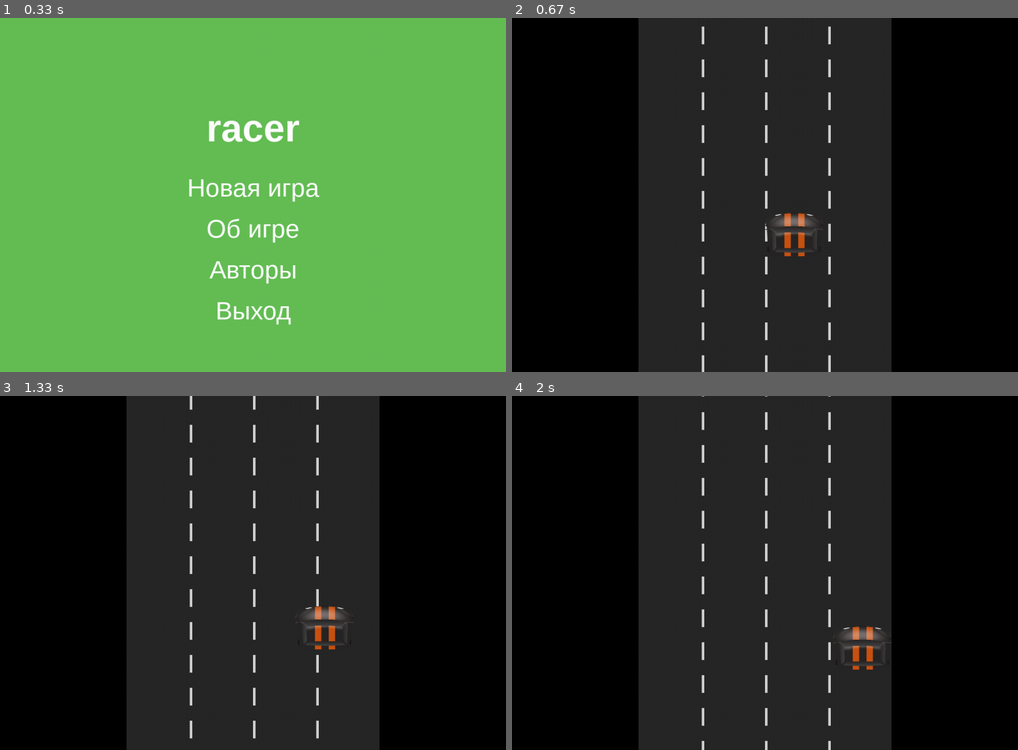
Above: before the commit, frames 1-4 (two rows, left to right).
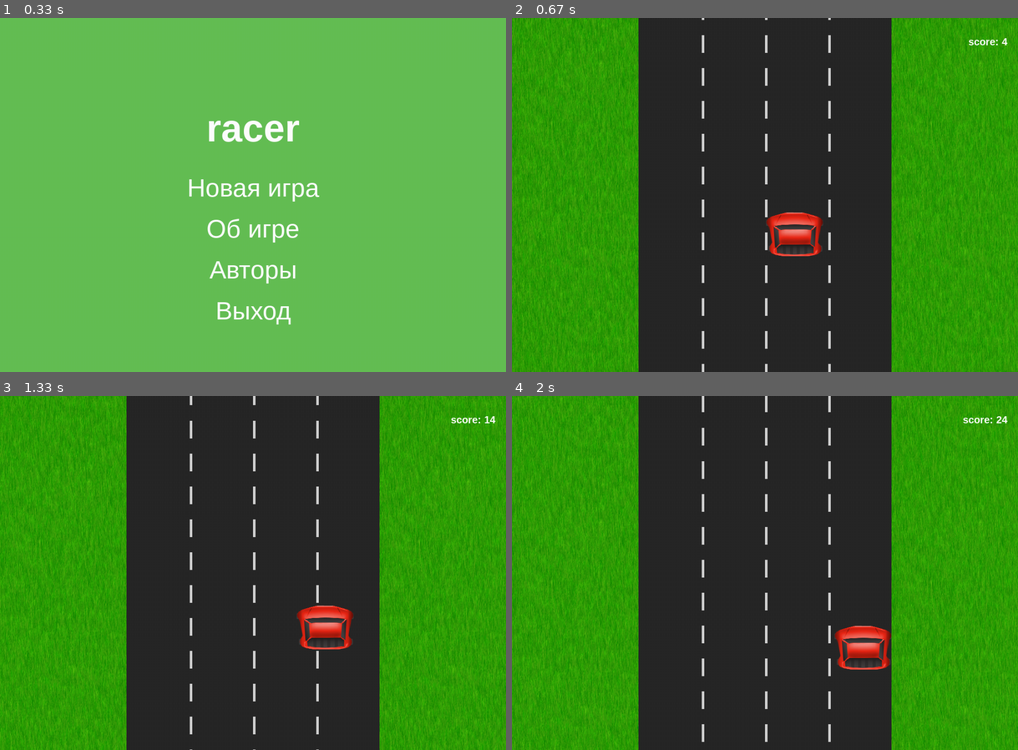
Above: after the commit, the same moments.

Repository: Strexas/pygame_project
Game: pygame game, started from scripts/start.py
The game is run twice, just before and just after one commit, with the same random seed, the same clock (stepped at 60 frames per second) and the same inputs.
Inputs (mouse positions are in pixels of both pictures, inside the frame that each line leads up to):
- Up to frame 1 (0.33 s): no input
- Up to frame 2 (0.67 s): click (765, 187) at 0.38 s
- Up to frame 3 (1.33 s): hold D 0.67-1.13 s; move the mouse to (232, 587) at 0.7 s; hold W from 1.17 s (still down)
- Up to frame 4 (2 s): release W at 1.47 s; hold D 1.5-1.97 s

Frame 1 is identical in both runs. In frame 2, 52% of the frame differs, in the area x 0-100%, y 0-100%; in frame 3, 51%; in frame 4, 53%.

Commit message:
отображение очков во время игры

Diff:
--- a/scripts/background.py
+++ b/scripts/background.py
@@ -0,0 +1,31 @@
+import pygame
+
+
+class Background:
+    def __init__(self, x, y, width, height, sprite, speed):
+        self.x = x
+        self.y = y
+        self.width = width
+        self.height = height
+        self.surface = pygame.Surface((self.width, self.height))
+        self.sprite = pygame.transform.scale(sprite, (width, height))
+        self.speed = speed
+        self.rects = [pygame.rect.Rect(
+            0, -self.height, self.width, self.height), pygame.rect.Rect(0, 0, self.width, self.height)]
+
+    def move(self):
+        for i in self.rects:
+            i.move_ip(0, self.speed)
+        if self.rects[0].y > -self.speed:
+            del self.rects[-1]
+            self.rects.insert(0, pygame.rect.Rect(
+                0, -self.height, self.width, self.height))
+
+    def speed_up(self, speed):
+        self.speed += speed
+
+    def render(self):
+        self.move()
+        for i in self.rects:
+            self.surface.blit(self.sprite, i)
+        return self.surface
--- a/scripts/game.py
+++ b/scripts/game.py
@@ -2,6 +2,8 @@
 import random
 import os
 from road import Road
+from background import Background
+
 
 class Game:
     def __init__(self, width, height, speed=10):
@@ -10,14 +12,38 @@
         self.surface = pygame.Surface((width, height))
         self.speed = 5
         self.path = '/'.join(os.getcwd().split('/')) + '/data'
-        print(self.path)
-        self.car_sprites = [pygame.image.load(f'{self.path}/sprites/cars/{i}') for i in os.listdir(f'{self.path}/sprites/cars/')]
-        self.road = Road(width // 4, 0, width // 2, height, self.car_sprites)
+        self.car_sprites = [pygame.image.load(
+            f'{self.path}/sprites/cars/{i}') for i in os.listdir(f'{self.path}/sprites/cars/')]
+        self.bg_sprite = pygame.image.load(
+            f'{self.path}/sprites/background/grass.png')
+        self.road = Road(width // 4, 0, width // 2,
+                         height, self.car_sprites, speed=2)
+        self.left_bg = Background(
+            0, 0, self.width // 4, self.height, self.bg_sprite, 2)
+        self.right_bg = Background(
+            self.width - self.width // 4, 0, self.width // 4, self.height, self.bg_sprite, 2)
+        self.score = 0
+        self.score_font = pygame.font.SysFont('Arial', self.width // 50, True)
 
     def speed_up(self):
         self.speed += 0.5
-        self.road.speed_up()
+        self.road.speed_up(0.5)
+        self.left_bg.speed_up(0.5)
+        self.right_bg.speed_up(0.5)
+
+    def draw_score(self):
+        self.score += self.speed / 20
+        x, y = self.width - \
+            self.score_font.size(
+                f'score: {int(self.score)}')[0] - 20, self.height // 20
+        self.surface.blit(self.score_font.render(f'score: {int(self.score)}', True, (255, 255, 255)),
+                          (x, y))
 
     def render(self):
         self.surface.blit(self.road.draw(), (self.road.x, self.road.y))
+        self.surface.blit(self.left_bg.render(),
+                          (self.left_bg.x, self.left_bg.y))
+        self.surface.blit(self.right_bg.render(),
+                          (self.right_bg.x, self.right_bg.y))
+        self.draw_score()
         return self.surface
--- a/scripts/road.py
+++ b/scripts/road.py
@@ -3,13 +3,13 @@
 
 
 class Road:
-    def __init__(self, x, y, width, height, car_sprites:list, speed=5, road_color=pygame.Color(40, 40, 40)):
+    def __init__(self, x, y, width, height, car_sprites: list, speed=5, road_color=pygame.Color(40, 40, 40)):
         self.width = width
         self.height = height
         self.surface = pygame.Surface((width, height))
         self.x = x
         self.y = y
-        self.speed = 1
+        self.speed = speed
         self.markup_width = self.width // 100
         self.markup_height = self.height // 20
         self.generate_markup_rects()
@@ -17,23 +17,25 @@
 
         self.car_width = self.width // 4 - 10
         self.car_height = self.height // 8
-        self.car_sprites = [pygame.transform.scale(i, (self.car_width, self.car_height)) for i in car_sprites]
+        self.car_sprites = [pygame.transform.scale(
+            i, (self.car_width, self.car_height)) for i in car_sprites]
 
-        self.person = Person(self.width // 2, self.height // 2, self.width, self.height, random.choice(self.car_sprites))
-
+        self.person = Person(self.width // 2, self.height // 2,
+                             self.width, self.height, random.choice(self.car_sprites))
 
     def generate_markup_rects(self):
         self.markup_rects = []
         x, y = self.width // 4, -self.markup_height - 30
         while True:
             for i in range(1, 4):
-                self.markup_rects.append(pygame.rect.Rect(x * i, y, self.markup_width, self.markup_height))
+                self.markup_rects.append(pygame.rect.Rect(
+                    x * i, y, self.markup_width, self.markup_height))
             y += self.markup_height + 30
             if y > self.height:
                 break
 
-    def speed_up(self):
-        self.speed += 0.5
+    def speed_up(self, speed):
+        self.speed += speed
 
     def move_markup(self):
         for i in self.markup_rects:
@@ -42,7 +44,8 @@
             del self.markup_rects[-1]
             x, y = self.width // 4, -self.markup_height - 30
             for i in range(1, 4):
-                self.markup_rects.insert(0, pygame.rect.Rect(x * i, y, self.markup_width, self.markup_height))
+                self.markup_rects.insert(0, pygame.rect.Rect(
+                    x * i, y, self.markup_width, self.markup_height))
 
     def draw(self):
         self.surface.fill(self.road_color)
@@ -60,12 +63,14 @@
         self.speed = speed
         self.sprite = sprite
 
+
 class Person:
     def __init__(self, x, y, width, height, sprite, ):
         self.sprite = sprite
         self.width = width
         self.height = height
-        self.rect = pygame.rect.Rect(x, y, sprite.get_width(), sprite.get_height())
+        self.rect = pygame.rect.Rect(
+            x, y, sprite.get_width(), sprite.get_height())
         print(self.rect.width)
         self.state = False
 
